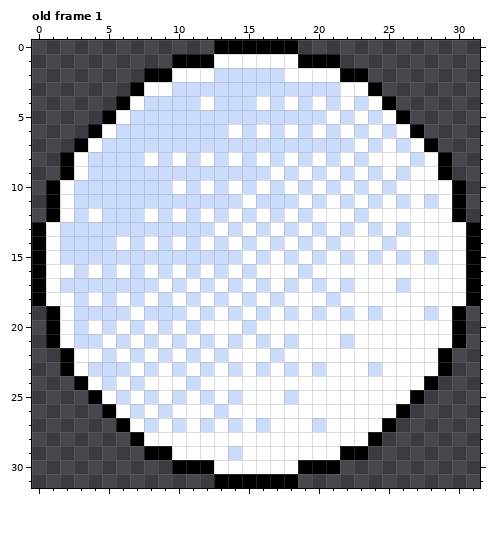
Two versions of one pixel-art file, Sprites/golfball.aseprite. The first picture shows the starting point.
32x32 pixels, 1 frame. Shown: old frame 1. The commit also changed other frames, which this record leaves out.
Now the later version:
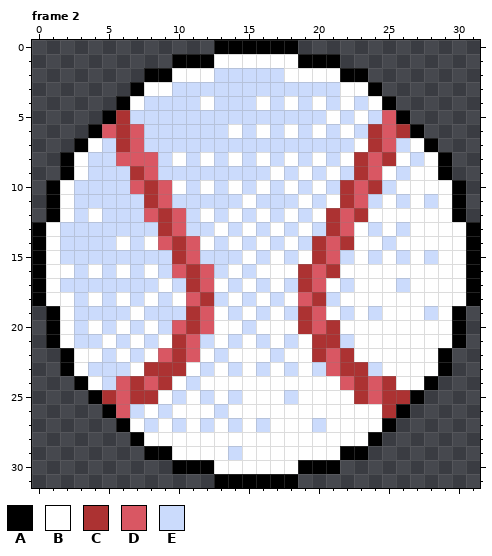
Palette (. is transparent): A #000000  B #ffffff  C #ac3232  D #d95763  E #cbdbfc
A new or re-ordered frame is compared with the old frame closest to it.
Change:
{"change": "frames 1 -> 4"}
{"where": "frame 2 is new; against old frame 1"}
{"frame":2,"y":5,"x":6,"old":"B","new":"C"}
{"frame":2,"y":5,"x":25,"old":"B","new":"D"}
{"frame":2,"y":6,"x":5,"old":"BEE","new":"DCD"}
{"frame":2,"y":6,"x":24,"old":"BEB","new":"CDC"}
{"frame":2,"y":7,"x":6,"old":"EE","new":"CD"}
{"frame":2,"y":7,"x":24,"old":"EB","new":"CD"}
{"frame":2,"y":8,"x":6,"old":"EEB","new":"DDD"}
{"frame":2,"y":8,"x":23,"old":"EBB","new":"CDC"}
{"frame":2,"y":9,"x":7,"old":"EE","new":"CD"}
{"frame":2,"y":9,"x":23,"old":"BE","new":"CD"}
{"frame":2,"y":10,"x":7,"old":"EEE","new":"DCD"}
{"frame":2,"y":10,"x":22,"old":"BEB","new":"CDC"}
{"frame":2,"y":11,"x":8,"old":"EE","new":"CD"}
{"frame":2,"y":11,"x":22,"old":"EB","new":"CD"}
{"frame":2,"y":12,"x":8,"old":"BEB","new":"DCD"}
{"frame":2,"y":12,"x":21,"old":"BBE","new":"CDC"}
{"frame":2,"y":13,"x":9,"old":"EE","new":"CD"}
{"frame":2,"y":13,"x":21,"old":"BE","new":"CD"}
{"frame":2,"y":14,"x":9,"old":"EBE","new":"DCD"}
{"frame":2,"y":14,"x":20,"old":"BEB","new":"CDC"}
{"frame":2,"y":15,"x":10,"old":"EE","new":"CD"}
{"frame":2,"y":15,"x":20,"old":"EB","new":"CD"}
{"frame":2,"y":16,"x":10,"old":"BEB","new":"DCD"}
{"frame":2,"y":16,"x":19,"old":"EBB","new":"CDC"}
{"frame":2,"y":17,"x":11,"old":"BE","new":"CD"}
{"frame":2,"y":17,"x":19,"old":"BE","new":"CD"}
{"frame":2,"y":18,"x":11,"old":"EB","new":"DC"}
{"frame":2,"y":18,"x":19,"old":"BB","new":"DC"}
{"frame":2,"y":19,"x":11,"old":"BE","new":"CD"}
{"frame":2,"y":19,"x":19,"old":"BE","new":"CD"}
{"frame":2,"y":20,"x":10,"old":"BEB","new":"DCD"}
{"frame":2,"y":20,"x":19,"old":"BBB","new":"CDC"}
{"frame":2,"y":21,"x":10,"old":"EB","new":"CD"}
{"frame":2,"y":21,"x":20,"old":"BB","new":"CC"}
{"frame":2,"y":22,"x":9,"old":"EBE","new":"DCD"}
{"frame":2,"y":22,"x":20,"old":"BBB","new":"CDC"}
{"frame":2,"y":23,"x":8,"old":"EBE","new":"CCC"}
{"frame":2,"y":23,"x":21,"old":"BBB","new":"DCC"}
{"frame":2,"y":24,"x":6,"old":"BEBB","new":"DCDC"}
{"frame":2,"y":24,"x":22,"old":"BBBB","new":"DCDC"}
{"frame":2,"y":25,"x":5,"old":"BEBE","new":"CDCC"}
{"frame":2,"y":25,"x":23,"old":"BBBB","new":"CDCC"}
{"frame":2,"y":26,"x":6,"old":"B","new":"D"}
{"frame":2,"y":26,"x":25,"old":"B","new":"C"}
